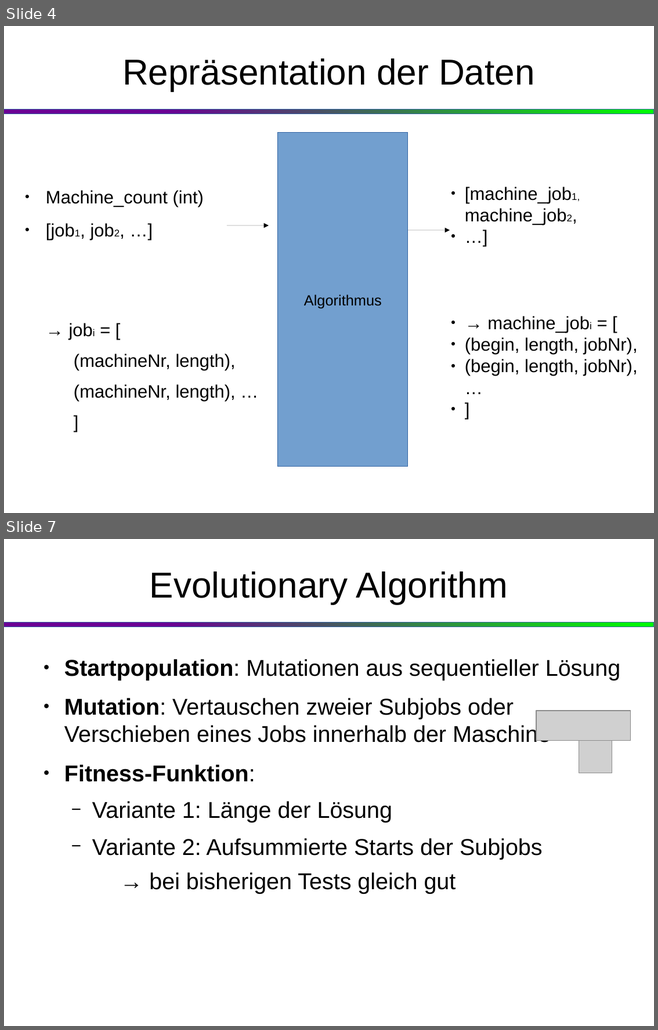
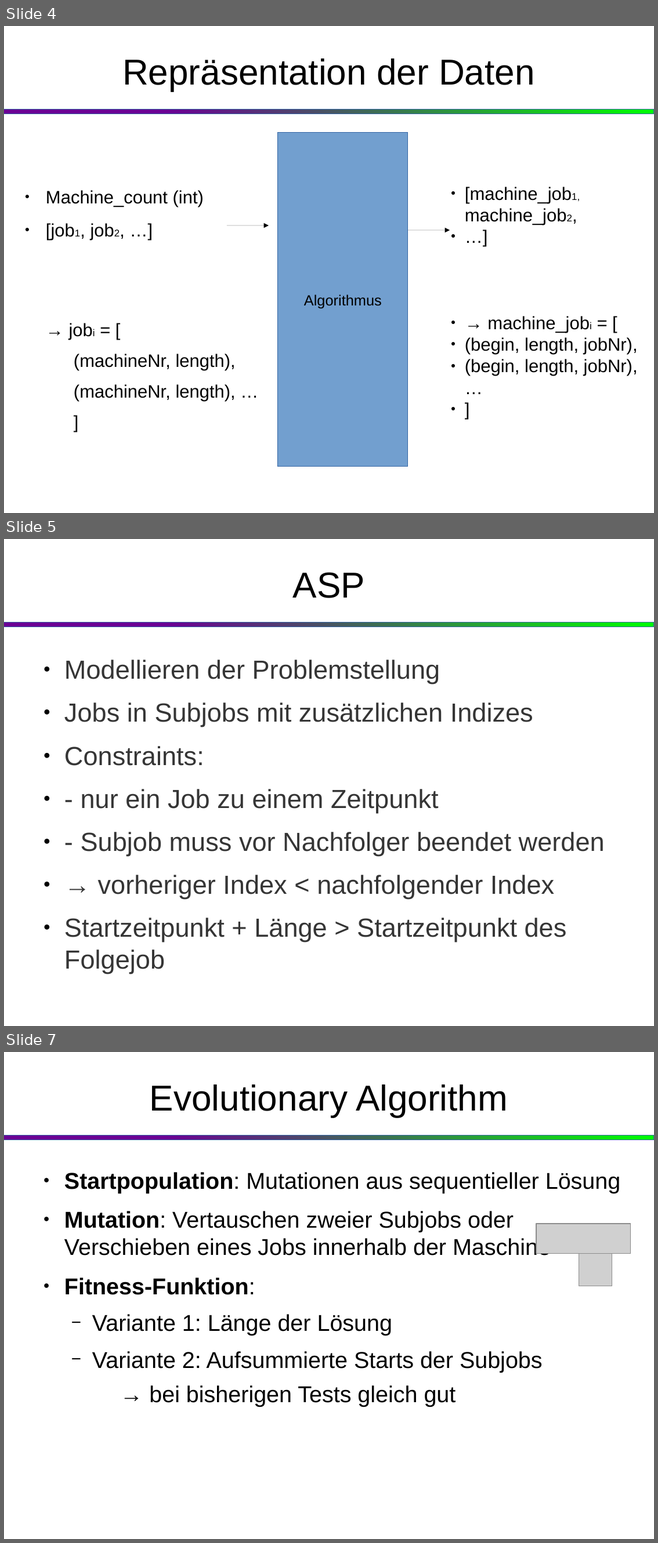
Before and after one commit to klaus94/ProbSolv_Search_AI_Project, a slide deck: paesentation.odp. Shown one above the other, each under a label of ours: slides 4 and 7 before the commit, slides 4, 5 and 7 after it; the slides between them are not shown. The pictures are 658x1030 and 658x1543 pixels, drawn with LibreOffice and Linux fonts; fonts in the diff are those of the drawing; grey boxes stand for pictures. Boxes give left, top, right and bottom in pixels: in the first picture for what was removed or moved away, otherwise in the second. Text is boxed around its words. In the diff, an @@ line names an element or a change of style, - is before the commit and + after.

```diff
--- a/paesentation.odp
+++ b/paesentation.odp
@@ slide 5 added at bbox=[4, 539, 654, 1026], background #FFFFFF; not listed: 1 template element that a slide beside it also shows @@
@@ title added at bbox=[293, 572, 365, 598], 44 pt, text #000000 @@
+ASP
@@ text added at bbox=[64, 660, 604, 973], 32 pt, text #353535 @@
+● Modellieren der Problemstellung
+● Jobs in Subjobs mit zusätzlichen Indizes
+● Constraints:
+● - nur ein Job zu einem Zeitpunkt
+● - Subjob muss vor Nachfolger beendet werden
+● → vorheriger Index < nachfolgender Index
+● Startzeitpunkt + Länge > Startzeitpunkt des Folgejob
```
Also in this commit, not shown: 2 slides changed, 1 slide removed.
